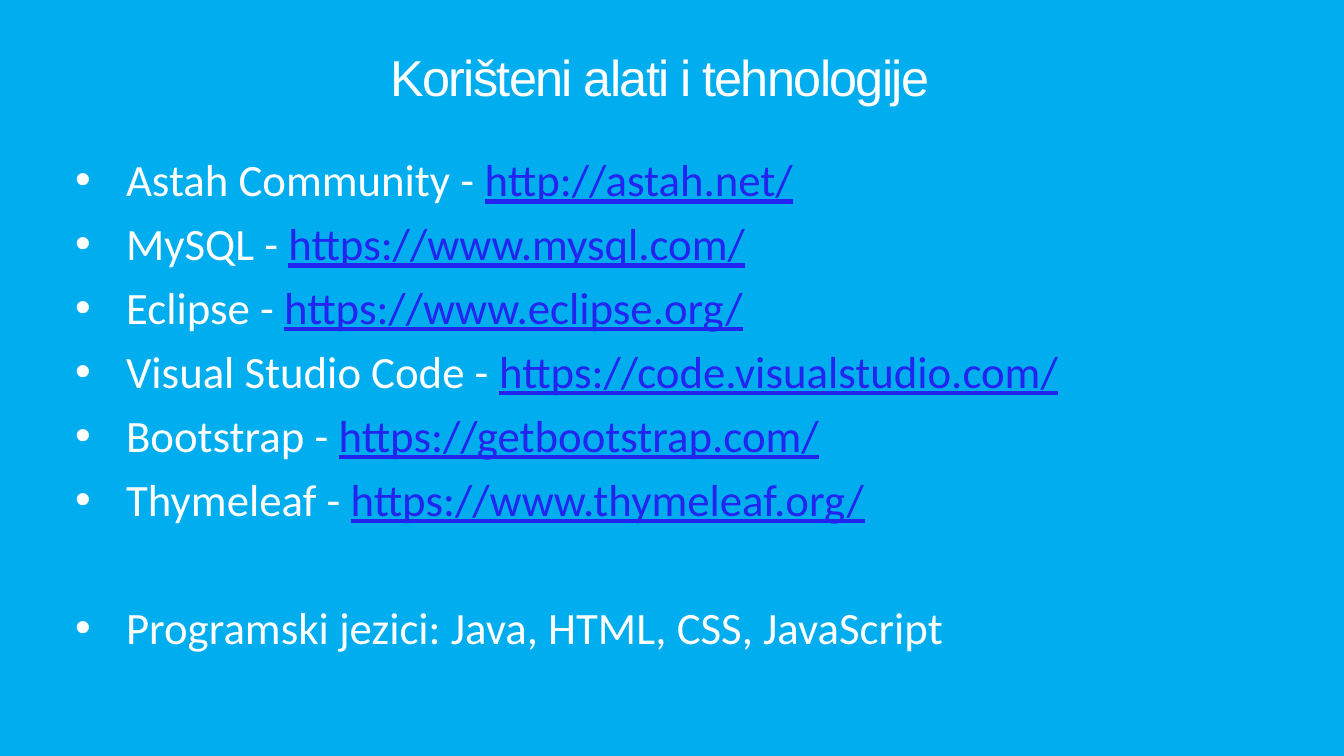
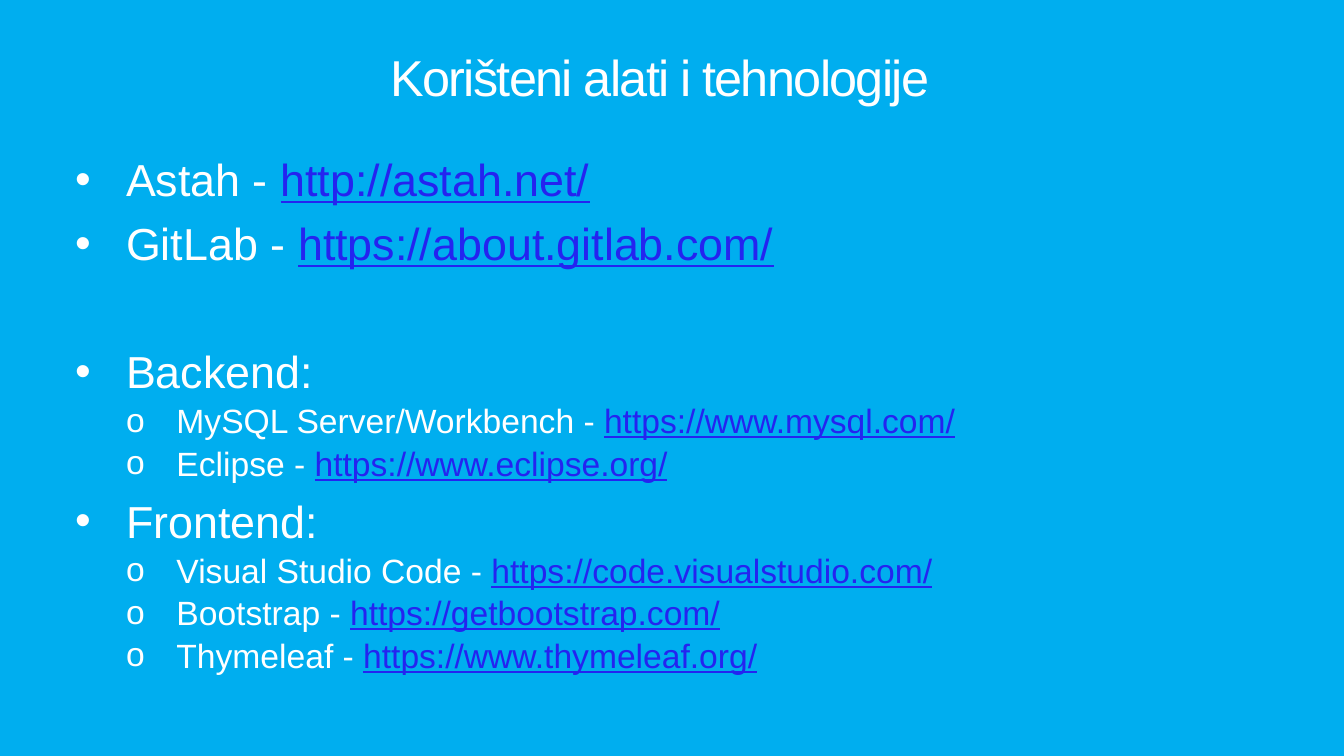
Before and after one commit to TKomericki/AutoServis, a slide deck: slide 7 of Dokumentacija/Sustav-za-praćenje-rada-auto-servisa.pptx. Drawn at 1344x756 pixels with LibreOffice and Linux fonts; fonts in the diff are those of the drawing. Boxes give left, top, right and bottom in pixels: in the first picture for what was removed or moved away, otherwise in the second. Text is boxed around its words. In the diff, an @@ line names an element or a change of style, - is before the commit and + after.

```diff
--- a/Dokumentacija/Sustav-za-praćenje-rada-auto-servisa.pptx
+++ b/Dokumentacija/Sustav-za-praćenje-rada-auto-servisa.pptx
@@ text at (126,163,955,440): text changed; font Calibri to Arial @@
-• Astah Community - http://astah.net/
-• MySQL - https://www.mysql.com/
+• Astah - http://astah.net/
+• GitLab - https://about.gitlab.com/
+• Backend:
+  o MySQL Server/Workbench - https://www.mysql.com/
@@ text at (176,451,932,675): size 32 to 24 pt, font Calibri to Arial in "Eclipse - https://www.eclipse.org/", "Visual Studio Code - https://code.visualstudio.com/", "Bootstrap - https://getbootstrap.com/", "Thymeleaf - https://www.thymeleaf.org/"; bullet • to o; list level 1 to 2 in "Eclipse - https://www.eclipse.org/"; list level 1 to 2 in "Visual Studio Code - https://code.visualstudio.com/"; list level 1 to 2 in "Bootstrap - https://getbootstrap.com/"; list level 1 to 2 in "Thymeleaf - https://www.thymeleaf.org/" @@
@@ text at (126,505,318,539): paragraph added @@
+• Frontend:
@@ text at (126,613,943,652): paragraph removed @@
-• Programski jezici: Java, HTML, CSS, JavaScript
```
Also in this commit, not shown: 2 other slides changed, 2 slides added, 1 slide removed.
